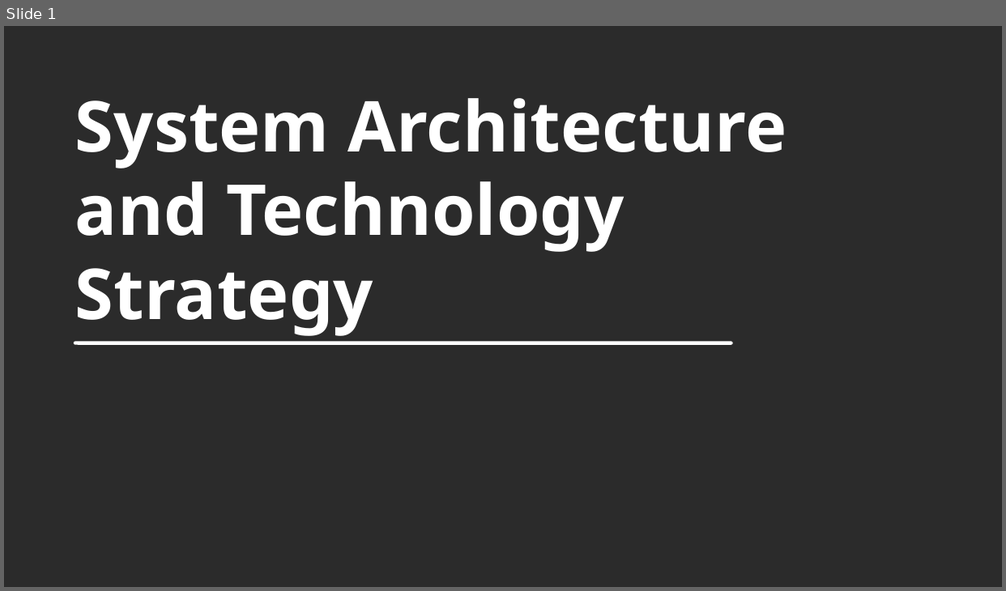
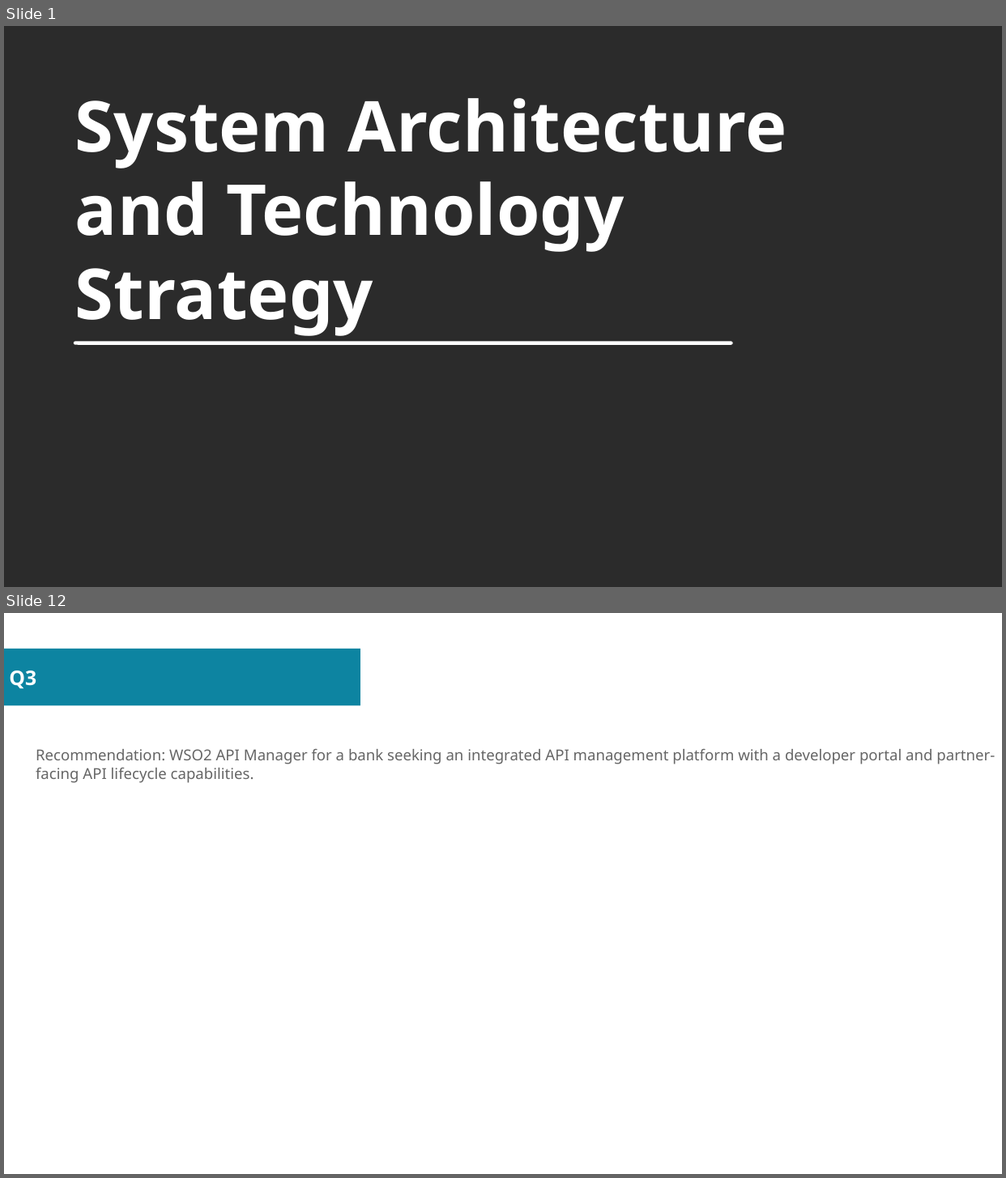
Before and after one commit to sovannotychea/ori-test, a slide deck: docs/02.odp. Shown one above the other, each under a label of ours: slide 1 before the commit, slides 1 and 12 after it; the slides between them are not shown. The pictures are 1006x591 and 1006x1178 pixels, drawn with LibreOffice and Linux fonts; fonts in the diff are those of the drawing; background and template pictures are left out; a plain dark background stands for a picture behind light text. Boxes give left, top, right and bottom in pixels: in the first picture for what was removed or moved away, otherwise in the second. Text is boxed around its words. In the diff, an @@ line names an element or a change of style, - is before the commit and + after.

```diff
--- a/docs/02.odp
+++ b/docs/02.odp
@@ slide 12 added at box(4, 613, 1002, 1174), background #FFFFFF @@
@@ rectangle added at box(4, 649, 360, 705), fill #0D84A1 @@
@@ title added at box(9, 671, 36, 689), 16 pt, text #FFFFFF, bold @@
+Q3
@@ text added at box(36, 749, 995, 783), 12 pt, text #666666 @@
+Recommendation: WSO2 API Manager for a bank seeking an integrated API management platform with a developer portal and partner-facing API lifecycle capabilities.
```
Also in this commit, not shown: 2 slides changed, 8 other slides added, 1 other file.
